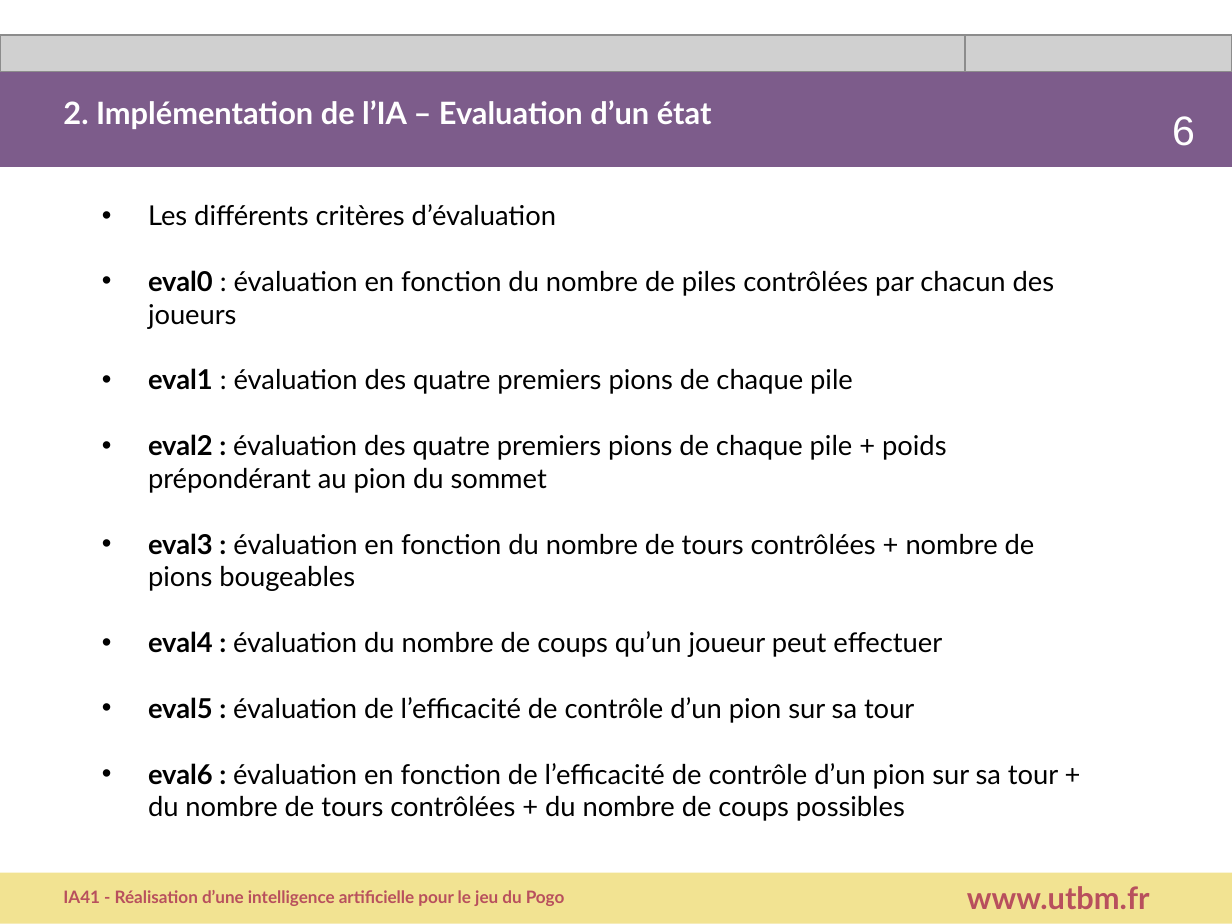
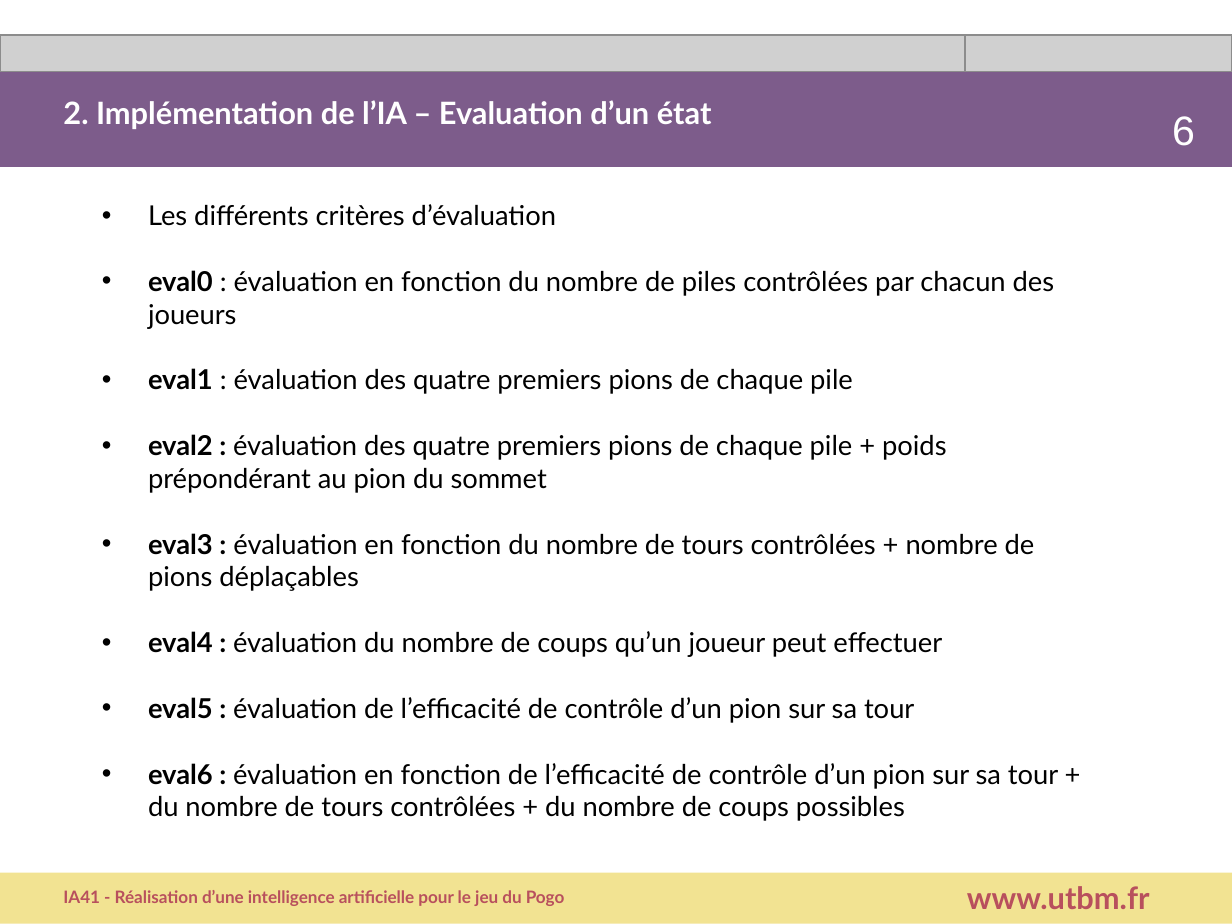
Before and after one commit to belkacemlahouel/IA41_Pogo, a slide deck: slide 5 of Presentation.ppt (slide 7 before the commit). Drawn at 1232x924 pixels with LibreOffice and Linux fonts; fonts in the diff are those of the drawing; grey boxes stand for pictures. Boxes give left, top, right and bottom in pixels: in the first picture for what was removed or moved away, otherwise in the second. Text is boxed around its words. In the diff, an @@ line names an element or a change of style, - is before the commit and + after.

```diff
--- a/Presentation.ppt
+++ b/Presentation.ppt
@@ text at bbox=[148, 533, 1035, 591]: text changed @@
-• eval3 : évaluation en fonction du nombre de tours contrôlées + nombre de pions bougeables
+• eval3 : évaluation en fonction du nombre de tours contrôlées + nombre de pions déplaçables
```
Also in this commit, not shown: 3 other slides changed, 2 slides removed.
